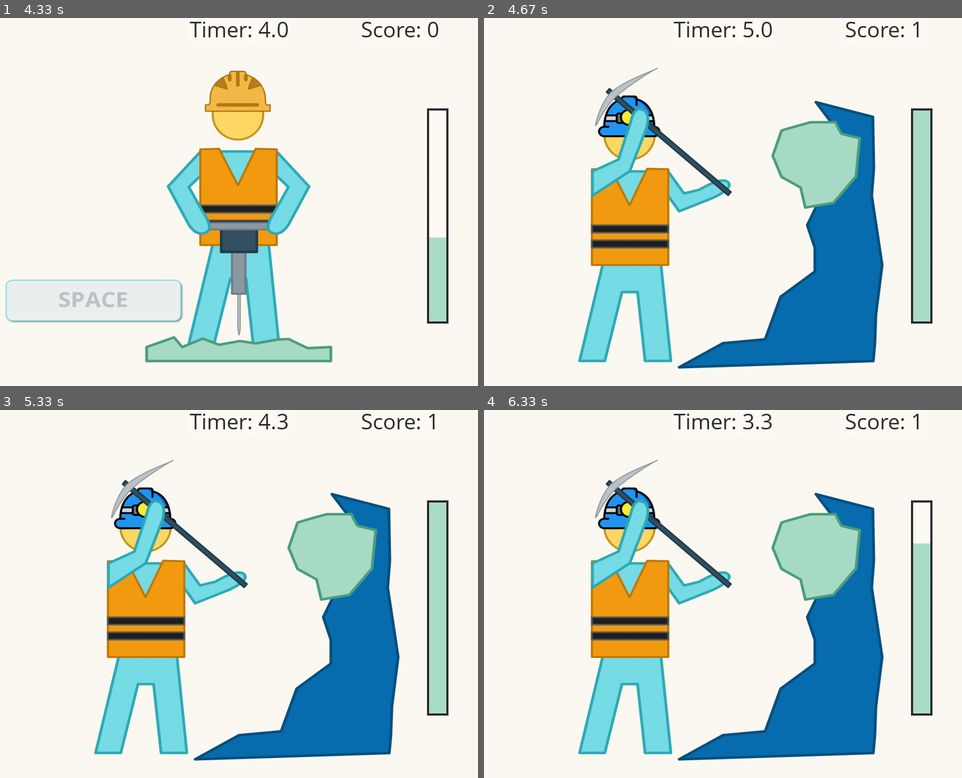
Above: before the commit, frames 1-4 (two rows, left to right).
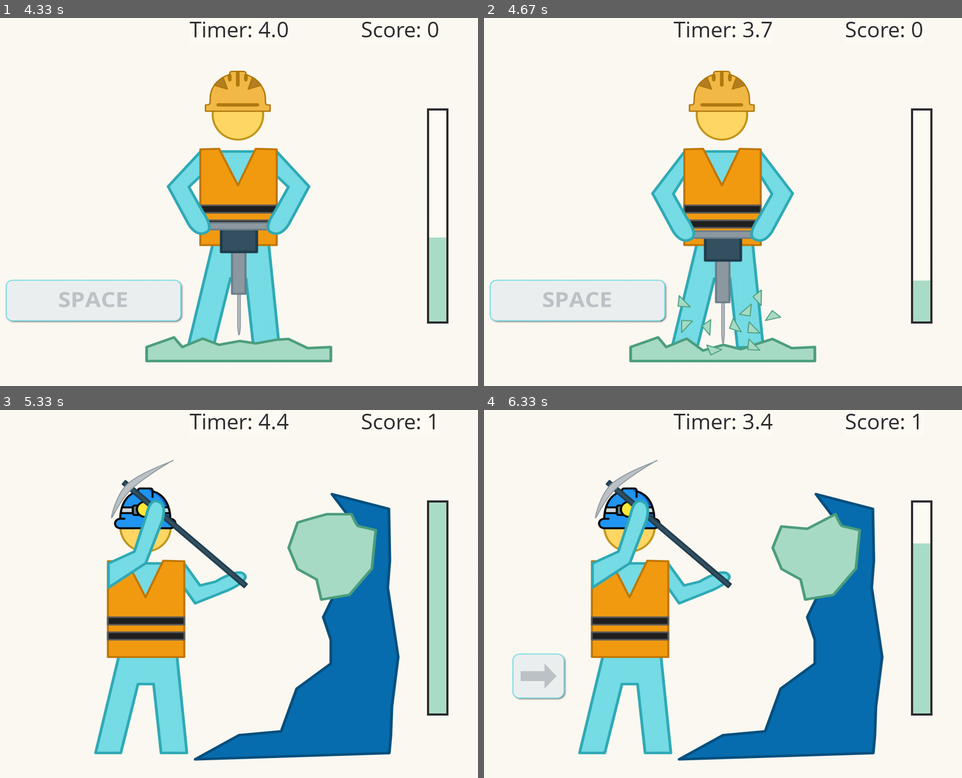
Above: after the commit, the same moments.

Repository: jwl-7/Stick-Bop
Game: pygame game, started from stick-bop.py
Same seed, same stepped clock (60 frames per second), same inputs: the game is played once before the commit and once after it.
Inputs:
- Up to frame 1 (4.33 s): tap Enter at 0.33 s; tap Space at 3.4, 3.73, 4.13 s
- Up to frame 2 (4.67 s): tap Space at 4.43, 4.63 s
- Up to frame 3 (5.33 s): tap Space at 4.93, 5.2 s; hold Left from 5.13 s (still down)
- Up to frame 4 (6.33 s): tap Space at 5.5, 5.63, 5.93, 6.3 s; release Left at 5.53 s; hold Right 5.57-6.2 s; hold Left from 6.23 s (still down)

Frame 1 is identical in both runs. In frame 2, 38% of the frame differs, in the area x 1-94%, y 1-96%; in frame 3, less than 0.1%; in frame 4, 0.8%.

Commit message:
fixed task images displaying out of sequence

Diff:
--- a/data/states.py
+++ b/data/states.py
@@ -178,20 +178,18 @@
                 self.drill_img = tools.images['drilling-8']
             elif self.count == 4:
                 self.drill_img = tools.images['drilling-10']
-            self.count += 1
         elif event.type == pygame.KEYUP and event.key == pygame.K_SPACE:
             if self.count == 0:
-                self.drill_img = tools.images['drilling-1']
+                self.drill_img = tools.images['drilling-3']
             elif self.count == 1:
-                self.drill_img = tools.images['drilling-3']
+                self.drill_img = tools.images['drilling-5']
             elif self.count == 2:
-                self.drill_img = tools.images['drilling-5']
+                self.drill_img = tools.images['drilling-7']
             elif self.count == 3:
-                self.drill_img = tools.images['drilling-7']
+                self.drill_img = tools.images['drilling-9']
             elif self.count == 4:
-                self.drill_img = tools.images['drilling-9']
-            elif self.count == 5:
                 self.drill_img = tools.images['drilling-11']
+            self.count += 1
 
 
     def update(self, screen, dt):
@@ -235,16 +233,14 @@
             self.left_pressed = True
             if self.right_was_pressed and not self.right_pressed:
                 if self.count == 0:
-                    self.mine_img = tools.images['mining-1']
+                    self.mine_img = tools.images['mining-3']
                 elif self.count == 1:
-                    self.mine_img = tools.images['mining-3']
+                    self.mine_img = tools.images['mining-5']
                 elif self.count == 2:
-                    self.mine_img = tools.images['mining-5']
+                    self.mine_img = tools.images['mining-7']
                 elif self.count == 3:
-                    self.mine_img = tools.images['mining-7']
+                    self.mine_img = tools.images['mining-9']
                 elif self.count == 4:
-                    self.mine_img = tools.images['mining-9']
-                elif self.count == 5:
                     self.mine_img = tools.images['mining-11']
                 self.right_was_pressed = False
                 self.count += 1
